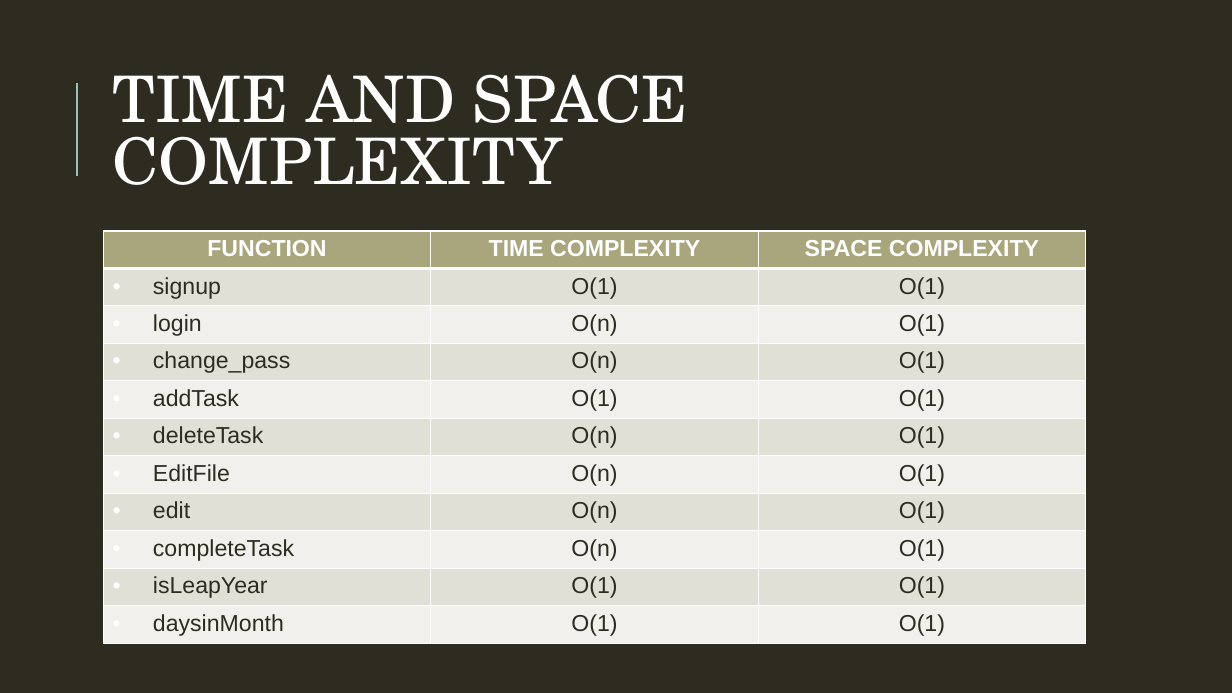
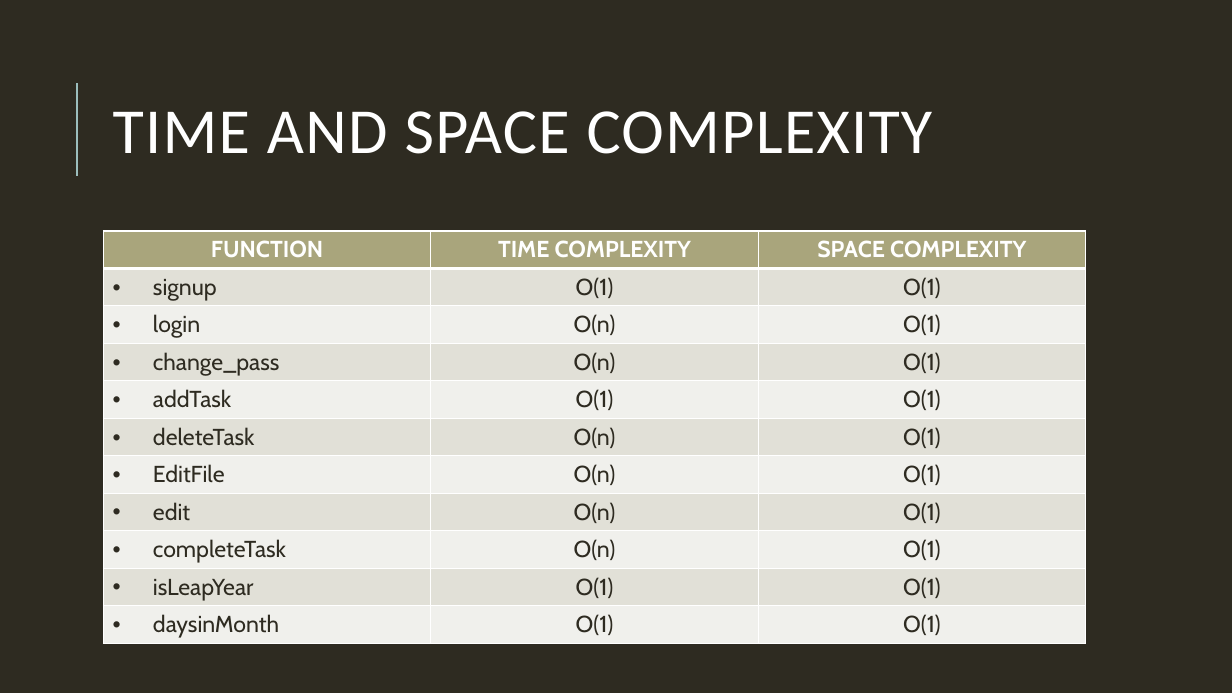
Before and after one commit to Yaksh1311/Capstone, a slide deck: slide 20 of Presentation.pptx. Drawn at 1232x693 pixels with LibreOffice and Linux fonts; fonts in the diff are those of the drawing. Boxes give left, top, right and bottom in pixels: in the first picture for what was removed or moved away, otherwise in the second. Text is boxed around its words. In the diff, an @@ line names an element or a change of style, - is before the commit and + after.

```diff
--- a/Presentation.pptx
+++ b/Presentation.pptx
@@ title "TIME AND SPACE COMPLEXITY" at (113, 111, 933, 154): font TeX Gyre Schola to Calibri, text colour #FEFEFE to #FFFFFF, letter spacing 0 to 1 pt @@
@@ table at (104, 231, 1085, 643) @@
@@ fill #E1E0D6 to #E2E1D7 in 15 cells @@
@@ font Arial to Cabin @@
```
Also in this commit, not shown: 20 other slides changed, 4 other files.
